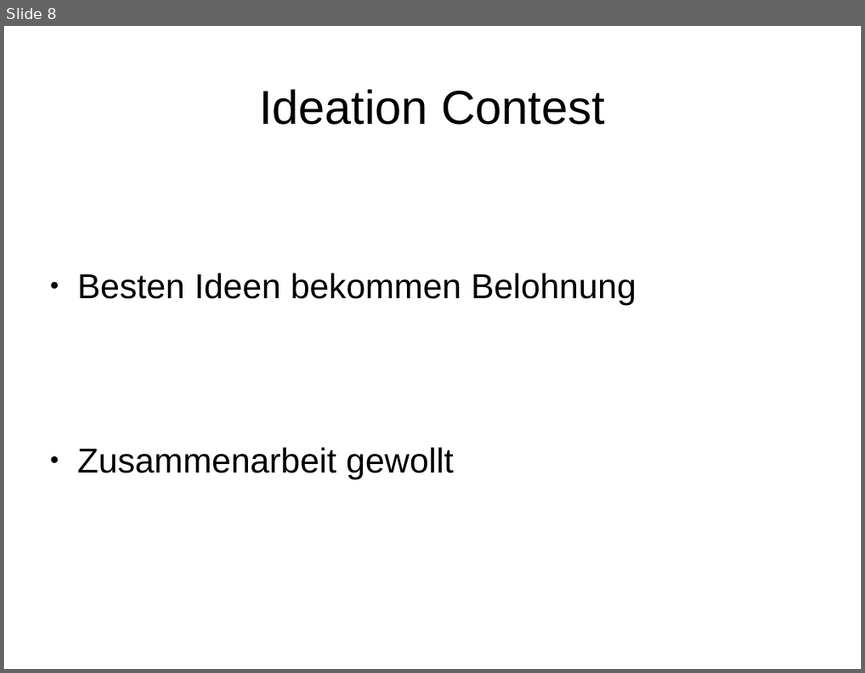
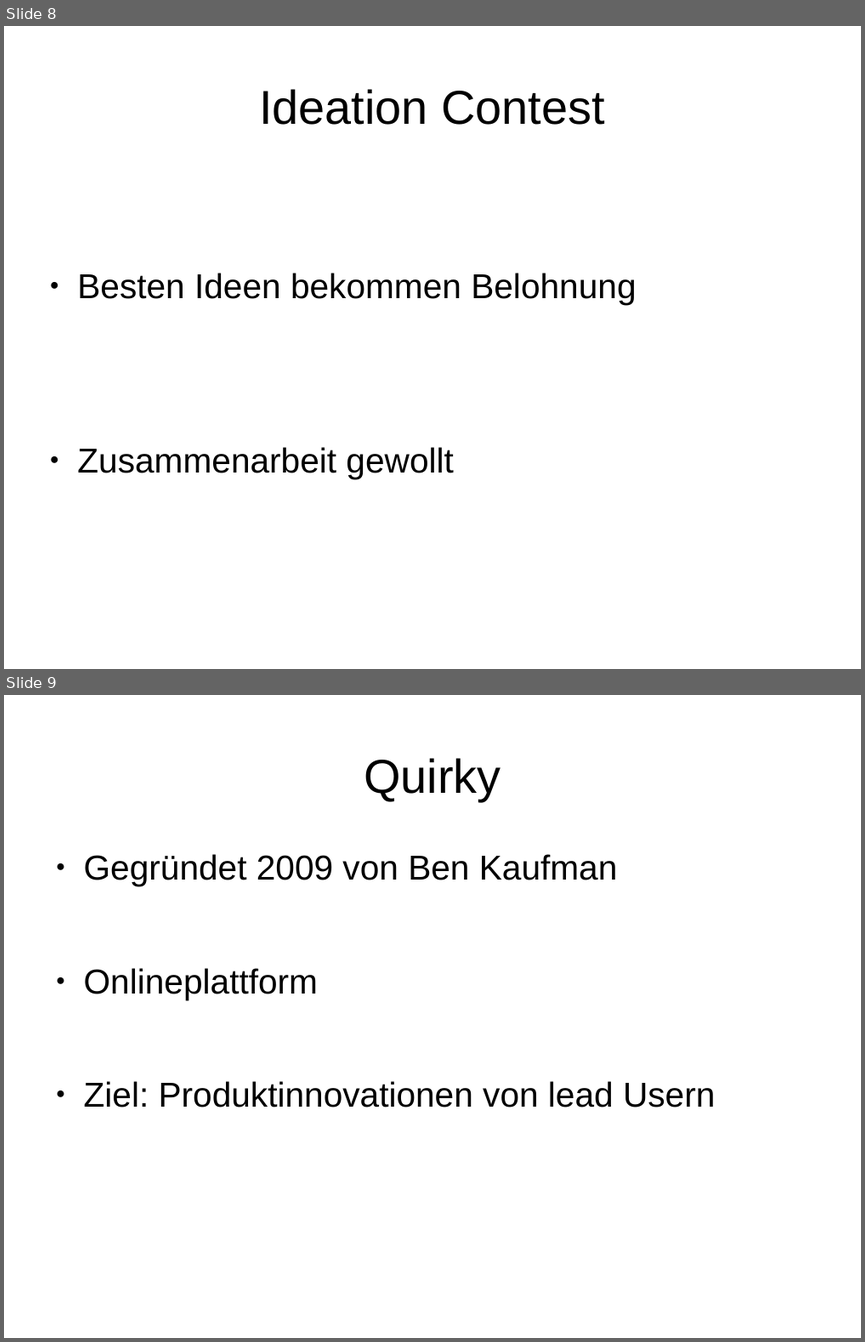
Before and after one commit to Anton1718/IMM_SocialMediaInADevelopmentProcess4711, a slide deck: Folien-Co-Creation.odp. Shown one above the other, each under a label of ours: slide 8 before the commit, slides 8 and 9 after it. The pictures are 865x673 and 865x1342 pixels, drawn with LibreOffice and Linux fonts; fonts in the diff are those of the drawing. Boxes give left, top, right and bottom in pixels: in the first picture for what was removed or moved away, otherwise in the second. Text is boxed around its words. In the diff, an @@ line names an element or a change of style, - is before the commit and + after.

```diff
--- a/Folien-Co-Creation.odp
+++ b/Folien-Co-Creation.odp
@@ slide 9 added at [4,695,861,1338], background #FFFFFF @@
@@ title added at [364,758,500,801], 44 pt, text #000000 @@
+Quirky
@@ text added at [84,854,715,1107], 32 pt, text #000000 @@
+● Gegründet 2009 von Ben Kaufman
+● Onlineplattform
+● Ziel: Produktinnovationen von lead Usern
```
Also in this commit, not shown: 1 slide changed, 8 other slides added, 1 slide removed, 1 other file.
